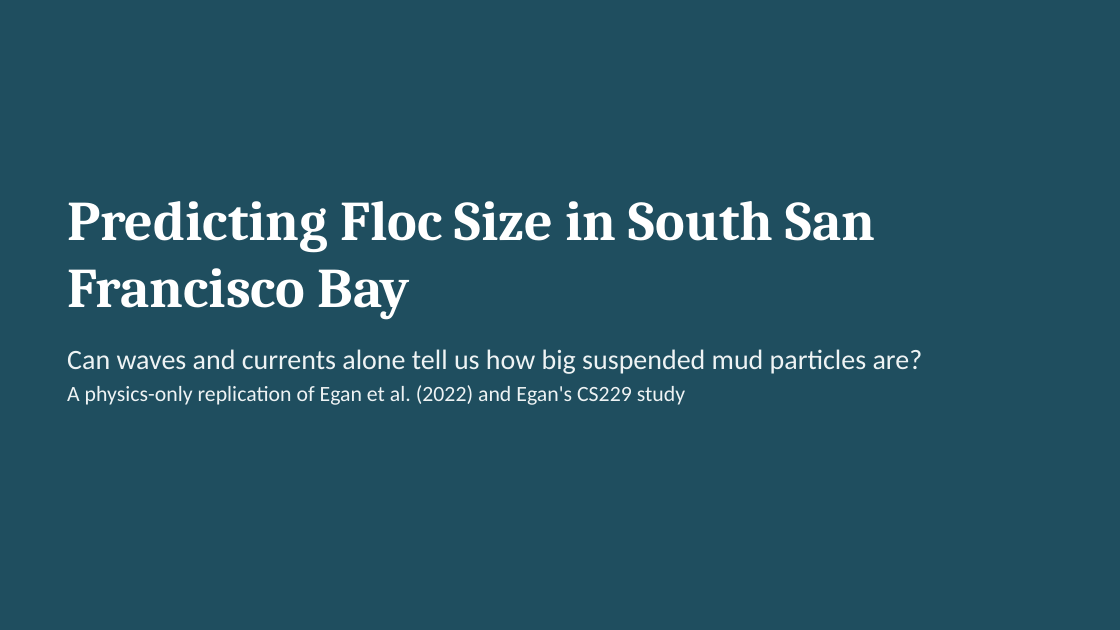
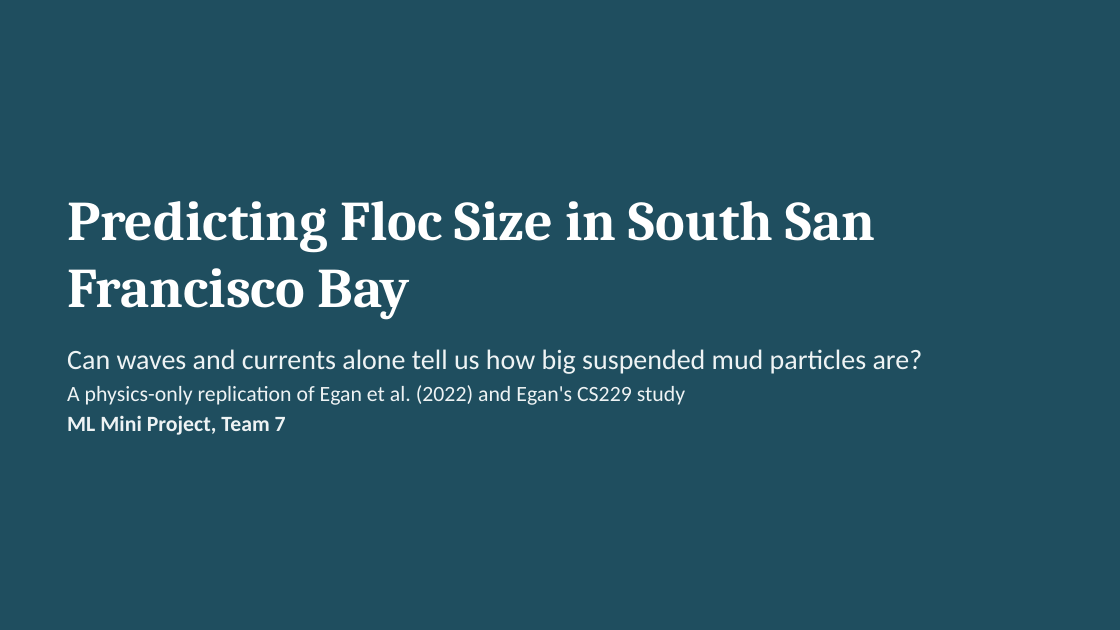
Before and after one commit to armaanyt07-jpg/floc_study, a slide deck: slide 1 of deliverables/Floc_Size_Prediction_Slides.pptx. Drawn at 1120x630 pixels with LibreOffice and Linux fonts; fonts in the diff are those of the drawing. Boxes give left, top, right and bottom in pixels: in the first picture for what was removed or moved away, otherwise in the second. Text is boxed around its words. In the diff, an @@ line names an element or a change of style, - is before the commit and + after.

```diff
--- a/deliverables/Floc_Size_Prediction_Slides.pptx
+++ b/deliverables/Floc_Size_Prediction_Slides.pptx
@@ text at (x1=67, y1=415, x2=286, y2=435): paragraph added @@
+ML Mini Project, Team 7
```
Also in this commit, not shown: 7 other slides changed, 16 other files.
